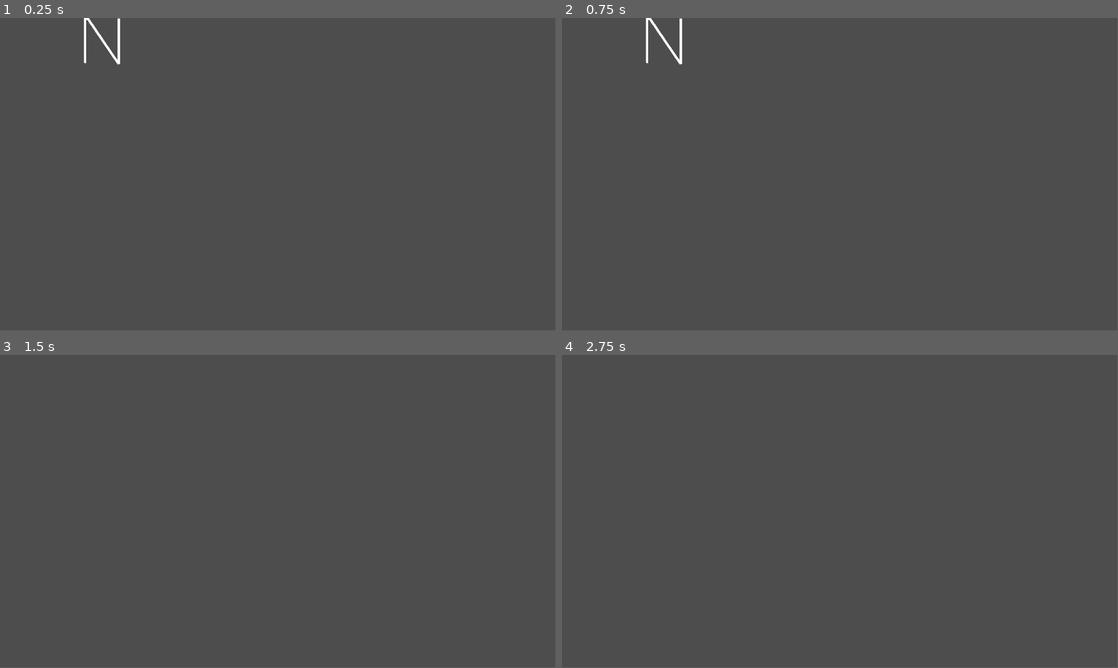
Above: before the commit, frames 1-4 (two rows, left to right).
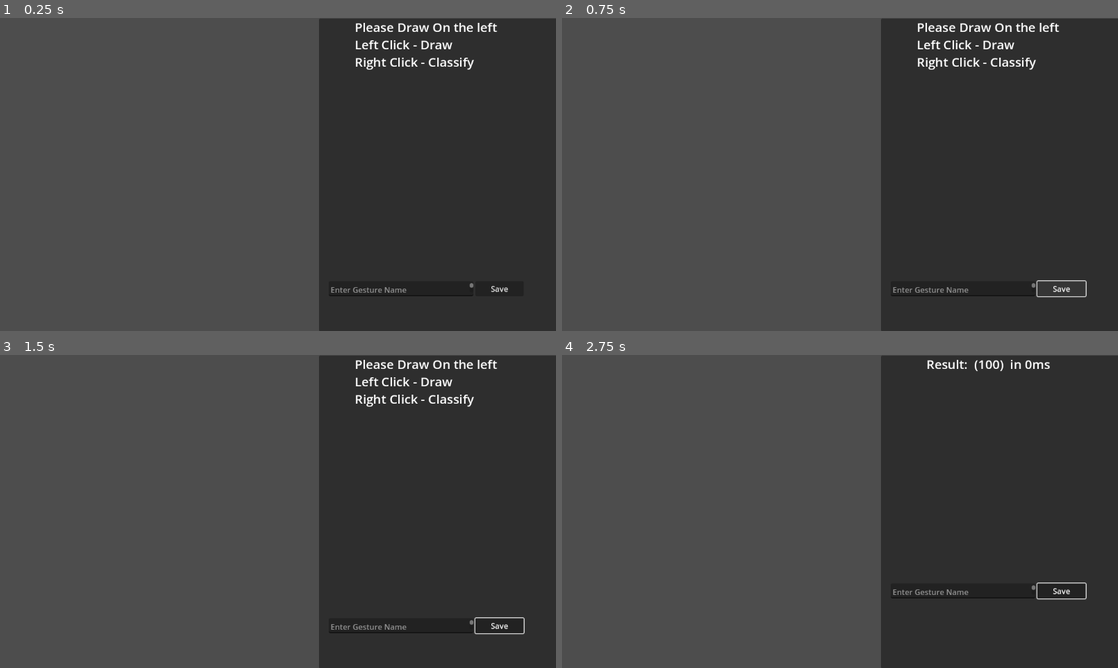
Above: after the commit, the same moments.

Repository: Acul4321/dollar-p-recognizer-godot
Game: Godot game, scene res://scenes/main.tscn
Same seed, same stepped clock (60 frames per second), same inputs: the game is played once before the commit and once after it.
Inputs (mouse positions are in pixels of both pictures, inside the frame that each line leads up to):
- Up to frame 1 (0.25 s): no input
- Up to frame 2 (0.75 s): click (1062, 287) at 0.5 s, where only the run after the commit has a clickable "Save"
- Up to frame 3 (1.5 s): move the mouse to (400, 495) at 1.27 s; hold Right mouse button (confirm) from 1.28 s (still down)
- Up to frame 4 (2.75 s): click (962, 495) at 1.55 s; move the mouse to (728, 527) at 2.02 s; release Right mouse button (confirm) at 2.03 s; click (728, 527) at 2.1 s; right-click (728, 527) at 2.3 s
In our replay, the window is 799x449 before the commit and 800x450 after it. These sizes can differ from the game's own. Grey fills any space a smaller window leaves; there, only what the larger window draws over its background counts as a difference.

The runs differ from the first frame. In frame 1, 42% of the frame differs, in the area x 0-100%, y 0-100%; in frame 2, 42%; in frame 3, 42%; in frame 4, 42%.
Error after the commit: Out of bounds get index '0' (on base: 'Array[GesturePoint]') (res://dollar-p/gesture-recognizer.gd:57)

Commit message:
UI interactivity

Diff:
--- a/dollar-p-recognizer/dollar-p/gesture-recognizer.gd
+++ b/dollar-p-recognizer/dollar-p/gesture-recognizer.gd
@@ -1,6 +1,4 @@
 extends Node
-
-var gestures : Array[Gesture]
 
 class GesturePoint:
 	var x: float
@@ -22,7 +20,7 @@
 	func _init(_name: String, _points: Array[GesturePoint]):
 		name = _name
 
-		points_raw = _points
+		points_raw =  TranslateTo(_points, GesturePoint.new(0, 0, 0))
 
 		points = _points
 		points = Resample(points, 32)
@@ -125,72 +123,81 @@
 		score = _score
 		time = _time
 
-# PDollarPlusRecognizer constants
-const NumPointClouds = 16; #dont need as we can just get the length
-const NumPoints = 32;
-var Origin = GesturePoint.new(0,0,0);
-
-func Recognize(points) -> Result:
-	var t0 = Time.get_unix_time_from_system()
-	var candidate = Gesture.new("",points)
-	var u = -1
-	var b = INF
-	for i in range(gestures.size()):
-		var d = min(CloudDistance(candidate.points,gestures[i].points),CloudDistance(gestures[i].points,candidate.points))
-		if(d < b):
-			b = d #best(min) distance
-			u = i #gesture index
-	var t1 = Time.get_unix_time_from_system()
-	var curScore = 0.0
-	if u == -1:
-		return Result.new("No match.", curScore, t1 - t0)
-	else:
-		if (b > 1.0): curScore = 1.0 / b
-		else: curScore = 1.0
-		return Result.new(gestures[u].name, curScore, t1 - t0);
-
-func AddGesture(name : String,points : Array[GesturePoint]) -> bool:
-	var newGesture : Gesture = Gesture.new(name,points)
-	if(newGesture in gestures):
+class PDollarPlusRecognizer:
+	var gestures : Array[Gesture]
+
+	# PDollarPlusRecognizer constants
+	const NumPointClouds = 16; #dont need as we can just get the length
+	const NumPoints = 32;
+	var Origin = GesturePoint.new(0,0,0);
+
+	func Recognize(points) -> Result:
+		var t0 = Time.get_unix_time_from_system()
+		var candidate = Gesture.new("",points)
+		var u = -1
+		var b = INF
+		for i in range(gestures.size()):
+			var d = min(CloudDistance(candidate.points,gestures[i].points),CloudDistance(gestures[i].points,candidate.points))
+			if(d < b):
+				b = d #best(min) distance
+				u = i #gesture index
+		var t1 = Time.get_unix_time_from_system()
+		var curScore = 0.0
+		if u == -1:
+			return Result.new("No match.", curScore, t1 - t0)
+		else:
+			if (b > 1.0): curScore = 1.0 / b
+			else: curScore = 1.0
+			return Result.new(gestures[u].name, curScore, t1 - t0);
+
+	func AddGesture(name : String,points : Array[GesturePoint]) -> bool:
+		var newGesture : Gesture = Gesture.new(name,points)
+		if(newGesture in gestures):
+			return false
+		gestures.append(newGesture)
+		return true
+
+	func getGestureIndexByName(name : String) -> int: #-1 for does not exist
+		for i in range(gestures.size()):
+			if gestures[i].name == name:
+				return i
+		return -1
+
+	func DeleteGestureByName(name : String) -> bool:
+		for i in range(gestures.size()-1):
+			if name == gestures[i].name:
+				gestures.remove_at(i)
+				return true
 		return false
-	gestures.append(newGesture)
-	return true
-
-func DeleteGestureByName(name : String) -> bool:
-	for i in range(gestures.size()-1):
-		if name == gestures[i].name:
-			gestures.remove_at(i)
-			return true
-	return false
-
-func DistanceWithAngle(p1 : GesturePoint, p2 : GesturePoint): #$P+
-	var dx = p2.x - p1.x
-	var dy = p2.y - p1.y
-	var da = p2.angle - p1.angle
-	return sqrt(dx * dx + dy * dy + da * da)
-
-func CloudDistance(pts1 : Array[GesturePoint],pts2 : Array[GesturePoint]):
-	var matched : Array[bool]
-	var length = min(pts1.size(),pts2.size())
-	for k in range(length):
-		matched.append(false)
-	var sum = 0
-	for i in range(length-1):
-		var ind = -1
-		var min = INF
-		for j in range(length-1):
-			var d = DistanceWithAngle(pts1[i],pts2[j])
-			if d < min:
-				min = d
-				ind = j
-		matched[ind] = true
-		sum += min
-	for j in range(matched.size()-1):
-		if not(matched[j]):
+
+	func DistanceWithAngle(p1 : GesturePoint, p2 : GesturePoint): #$P+
+		var dx = p2.x - p1.x
+		var dy = p2.y - p1.y
+		var da = p2.angle - p1.angle
+		return sqrt(dx * dx + dy * dy + da * da)
+
+	func CloudDistance(pts1 : Array[GesturePoint],pts2 : Array[GesturePoint]):
+		var matched : Array[bool]
+		var length = min(pts1.size(),pts2.size())
+		for k in range(length):
+			matched.append(false)
+		var sum = 0
+		for i in range(length-1):
+			var ind = -1
 			var min = INF
-			for i in pts1.size()-1:
+			for j in range(length-1):
 				var d = DistanceWithAngle(pts1[i],pts2[j])
 				if d < min:
 					min = d
+					ind = j
+			matched[ind] = true
 			sum += min
-	return sum
+		for j in range(matched.size()-1):
+			if not(matched[j]):
+				var min = INF
+				for i in pts1.size()-1:
+					var d = DistanceWithAngle(pts1[i],pts2[j])
+					if d < min:
+						min = d
+				sum += min
+		return sum
--- a/dollar-p-recognizer/project.godot
+++ b/dollar-p-recognizer/project.godot
@@ -19,6 +19,11 @@
 
 PRecognizer="*res://dollar-p/gesture-recognizer.gd"
 
+[display]
+
+window/stretch/mode="viewport"
+window/stretch/aspect="expand"
+
 [input]
 
 draw={
--- a/dollar-p-recognizer/scenes/main.tscn
+++ b/dollar-p-recognizer/scenes/main.tscn
@@ -5,4 +5,84 @@
 [node name="main" type="Node2D"]
 script = ExtResource("1_khqrb")
 
-[node name="Line2D" type="Line2D" parent="."]
+[node name="UI" type="Panel" parent="."]
+anchors_preset = 1
+anchor_left = 1.0
+anchor_right = 1.0
+offset_left = 661.0
+offset_top = 1.0
+offset_right = 1155.0
+offset_bottom = 649.0
+grow_horizontal = 0
+
+[node name="RecordPanel" type="VBoxContainer" parent="UI"]
+layout_mode = 2
+offset_right = 40.0
+offset_bottom = 40.0
+
+[node name="HBoxContainer" type="HBoxContainer" parent="UI/RecordPanel"]
+layout_mode = 2
+alignment = 1
+
+[node name="DescLabel" type="RichTextLabel" parent="UI/RecordPanel/HBoxContainer"]
+unique_name_in_owner = true
+layout_mode = 2
+mouse_filter = 1
+theme_override_font_sizes/normal_font_size = 26
+text = "Please Draw On the left
+Left Click - Draw
+Right Click - Classify"
+fit_content = true
+scroll_active = false
+autowrap_mode = 0
+
+[node name="MarginContainer" type="MarginContainer" parent="UI/RecordPanel"]
+custom_minimum_size = Vector2(0, 10)
+layout_mode = 2
+
+[node name="HBoxContainer2" type="HBoxContainer" parent="UI/RecordPanel"]
+layout_mode = 2
+
+[node name="MarginContainer" type="MarginContainer" parent="UI/RecordPanel/HBoxContainer2"]
+custom_minimum_size = Vector2(40, 0)
+layout_mode = 2
+
+[node name="Preview" type="Control" parent="UI/RecordPanel/HBoxContainer2"]
+custom_minimum_size = Vector2(400, 400)
+layout_mode = 2
+mouse_filter = 1
+
+[node name="previewGesture" type="Line2D" parent="UI/RecordPanel/HBoxContainer2/Preview"]
+unique_name_in_owner = true
+position = Vector2(200, 200)
+
+[node name="MarginContainer2" type="MarginContainer" parent="UI/RecordPanel"]
+custom_minimum_size = Vector2(0, 10)
+layout_mode = 2
+
+[node name="HBoxContainer3" type="HBoxContainer" parent="UI/RecordPanel"]
+layout_mode = 2
+alignment = 1
+
+[node name="GestureNameSave" type="TextEdit" parent="UI/RecordPanel/HBoxContainer3"]
+unique_name_in_owner = true
+custom_minimum_size = Vector2(300, 0)
+layout_mode = 2
+mouse_filter = 1
+placeholder_text = "Enter Gesture Name"
+drag_and_drop_selection_enabled = false
+virtual_keyboard_enabled = false
+middle_mouse_paste_enabled = false
+
+[node name="Save" type="Button" parent="UI/RecordPanel/HBoxContainer3"]
+custom_minimum_size = Vector2(100, 0)
+layout_mode = 2
+mouse_filter = 1
+text = "Save"
+
+[node name="GestureDraw" type="Node2D" parent="."]
+unique_name_in_owner = true
+
+[connection signal="mouse_entered" from="UI" to="." method="_on_ui_mouse_entered"]
+[connection signal="mouse_exited" from="UI" to="." method="_on_ui_mouse_exited"]
+[connection signal="pressed" from="UI/RecordPanel/HBoxContainer3/Save" to="." method="_on_save_pressed"]
--- a/dollar-p-recognizer/scripts/main.gd
+++ b/dollar-p-recognizer/scripts/main.gd
@@ -6,38 +6,45 @@
 @export var cap_mode : int = 2
 
 var can_draw : bool = true
+var reset_draw : bool = false
 var stroke : Line2D
 
 var gesture_points : Array[PRecognizer.GesturePoint]
 
+var Recognizer : PRecognizer.PDollarPlusRecognizer = PRecognizer.PDollarPlusRecognizer.new()
+
 func _ready():
-	PRecognizer.gestures.append(PRecognizer.Gesture.new("T",[PRecognizer.GesturePoint.new(30,7,1),PRecognizer.GesturePoint.new(103,7,1),PRecognizer.GesturePoint.new(66,7,2),PRecognizer.GesturePoint.new(66,87,2)]))
-	PRecognizer.gestures.append(PRecognizer.Gesture.new("N",[PRecognizer.GesturePoint.new(177,92,1),PRecognizer.GesturePoint.new(177,2,1),PRecognizer.GesturePoint.new(182,1,2),PRecognizer.GesturePoint.new(246,95,2),PRecognizer.GesturePoint.new(247,87,3),PRecognizer.GesturePoint.new(247,1,3)]))
-	PRecognizer.gestures.append(PRecognizer.Gesture.new("Line",[PRecognizer.GesturePoint.new(12,347,1),PRecognizer.GesturePoint.new(119,347,1)]))
-
-	drawTemplate(PRecognizer.gestures[1])
-
+	Recognizer.gestures.append(PRecognizer.Gesture.new("T",[PRecognizer.GesturePoint.new(30,7,1),PRecognizer.GesturePoint.new(103,7,1),PRecognizer.GesturePoint.new(66,7,2),PRecognizer.GesturePoint.new(66,87,2)]))
+	Recognizer.gestures.append(PRecognizer.Gesture.new("Line",[PRecognizer.GesturePoint.new(12,347,1),PRecognizer.GesturePoint.new(119,347,1)]))
+	Recognizer.gestures.append(PRecognizer.Gesture.new("N",[PRecognizer.GesturePoint.new(177,92,1),PRecognizer.GesturePoint.new(177,2,1),PRecognizer.GesturePoint.new(182,1,2),PRecognizer.GesturePoint.new(246,95,2),PRecognizer.GesturePoint.new(247,87,3),PRecognizer.GesturePoint.new(247,1,3)]))
 
 func _input(event):
 	if event.is_action_pressed("confirm"):
 		gesture_points = confirmGesture()
-		#point normalization needed for classification
-		var tempGesture : PRecognizer.Gesture = PRecognizer.Gesture.new("",gesture_points)
-		gesture_points = tempGesture.points
+		if %GestureDraw.get_child_count() > 0:
+			#point normalization needed for classification
+			var tempGesture : PRecognizer.Gesture = PRecognizer.Gesture.new("",gesture_points)
+			gesture_points = tempGesture.points
 
-		var result : PRecognizer.Result = PRecognizer.Recognize(gesture_points)
-		print(result.name)
+			#result logic
+			var result : PRecognizer.Result = Recognizer.Recognize(gesture_points)
+			%DescLabel.text = "Result: " + str(result.name) + " (" + str(round(result.score*100)) + ")  in " + str(round(result.time*1000)) + "ms"
+			print(result.name)
 
-		resetGesture()
+			drawGesture(Recognizer.gestures[Recognizer.getGestureIndexByName(result.name)])
+			reset_draw = true
 
 	if can_draw:
 		if event.is_action_pressed("draw"):
+			if reset_draw:
+				resetGesture()
+				reset_draw = false
 			stroke = Line2D.new()
 			stroke.begin_cap_mode = cap_mode
 			stroke.end_cap_mode = cap_mode
 			stroke.antialiased = true
 			stroke.width = line_width
-			add_child(stroke)
+			%GestureDraw.add_child(stroke)
 		if event.is_action_released("draw"):
 			stroke = null
 			pass
@@ -49,14 +56,15 @@
 			stroke.add_point(get_global_mouse_position())
 
 func resetGesture():
-	for child in get_children():
-			child.queue_free()
+	for child in %GestureDraw.get_children():
+		child.queue_free()
 	gesture_points.clear()
+	%previewGesture.clear_points()
 
 func confirmGesture() -> Array[PRecognizer.GesturePoint]:
 	var gesture_points : Array[PRecognizer.GesturePoint]
-	if(get_child_count() > 0):
-		var strokes = get_children()
+	if(%GestureDraw.get_child_count() > 0):
+		var strokes = %GestureDraw.get_children()
 		for i in range(strokes.size()):
 			var temp : Array[PRecognizer.GesturePoint] = lineToGesturePoints(strokes[i],i)
 			gesture_points.append_array(temp)
@@ -68,8 +76,9 @@
 		new_points.append(PRecognizer.GesturePoint.new(p.x,p.y,id))
 	return new_points
 
-func drawTemplate(gesture : PRecognizer.Gesture) -> void:
-	var gesture_line : Line2D = $Line2D
+func drawGesture(gesture : PRecognizer.Gesture) -> void:
+	var gesture_line : Line2D = %previewGesture
+	gesture_line.clear_points()
 	gesture_line.begin_cap_mode = cap_mode
 	gesture_line.end_cap_mode = cap_mode
 	gesture_line.antialiased = true
@@ -79,3 +88,17 @@
 		var point : PRecognizer.GesturePoint = gesture.points_raw[i]
 		gesture_line.add_point(Vector2(point.x,point.y))
 		gesture_line.set_point_position(i,Vector2(point.x,point.y))
+
+
+func _on_ui_mouse_entered():
+	can_draw = false
+
+
+func _on_ui_mouse_exited():
+	can_draw = true
+
+
+func _on_save_pressed():
+	Recognizer.AddGesture(%GestureNameSave.text,confirmGesture())
+	%GestureNameSave.text = ''
+	reset_draw = true
Not shown, added: dollar-p-recognizer/scenes/mai67CB.tmp
